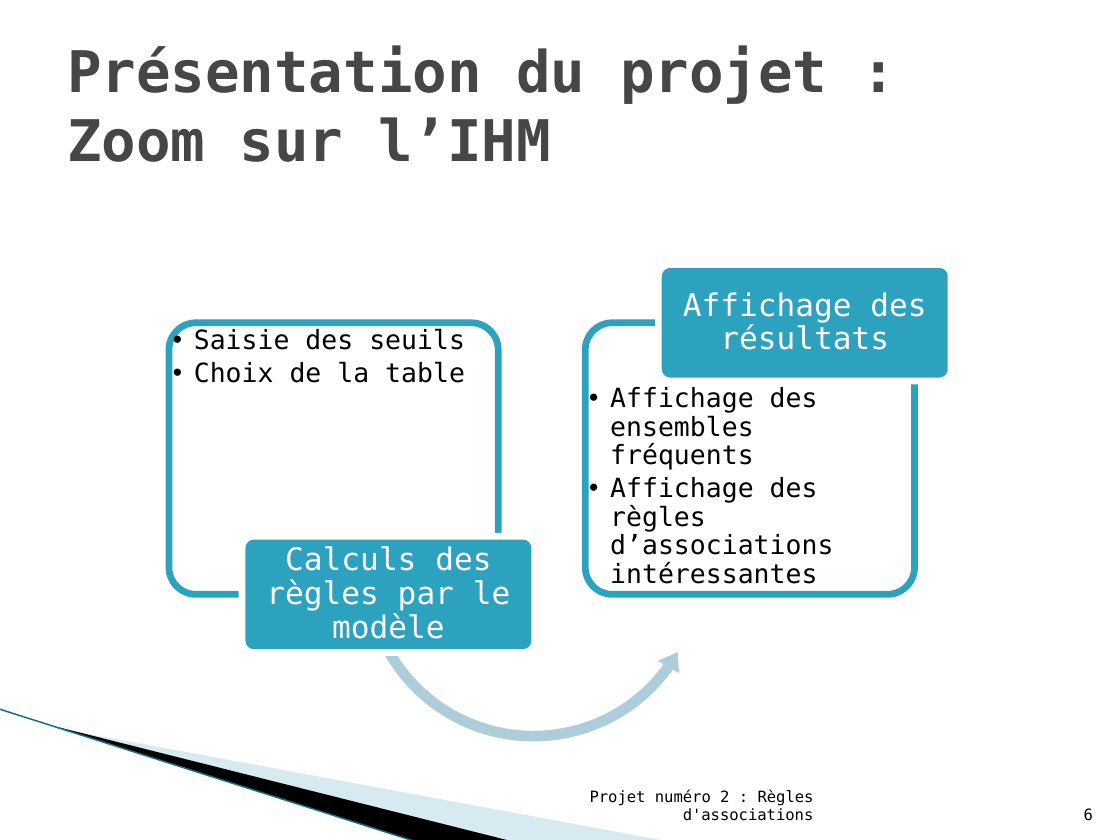
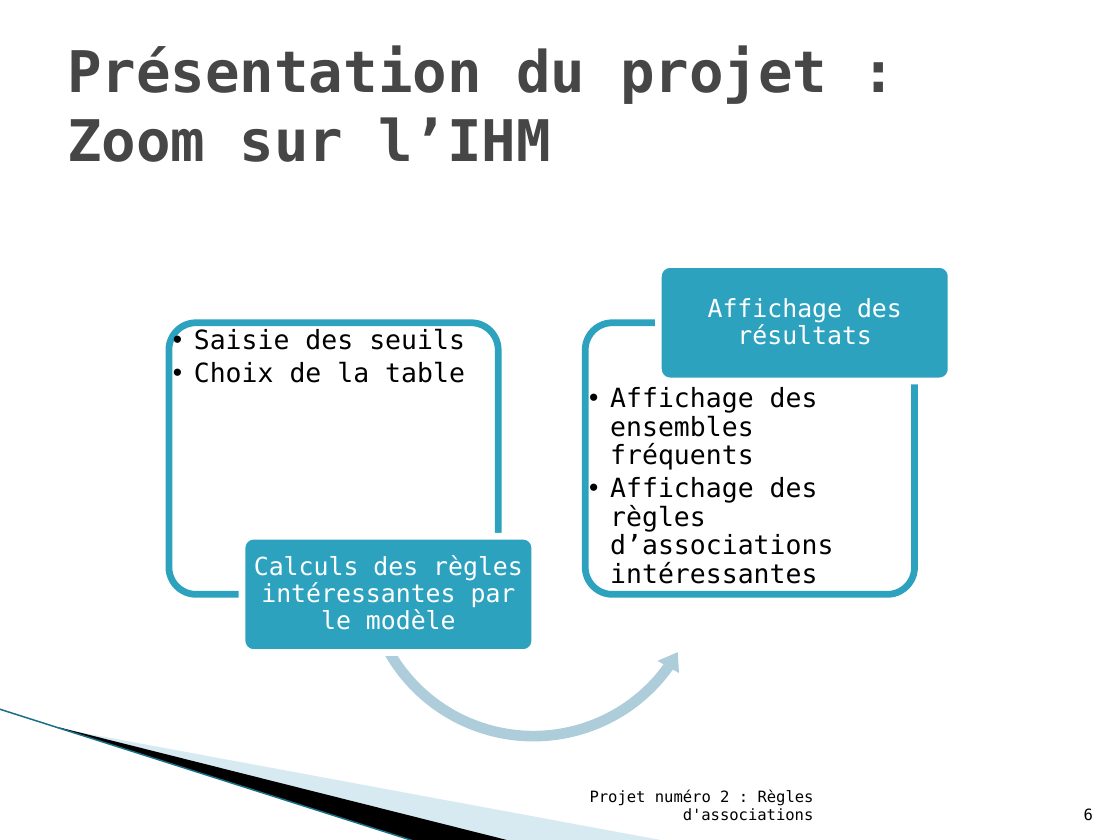
Before and after one commit to arnaudbreton/projet-sgbd, a slide deck: slide 6 of Projet OLAP/ressources/Base de données multi-dimensionnelles et OLAP - Projet Numéro 2 - Présentation.pptx. Drawn at 1120x840 pixels with LibreOffice and Linux fonts; fonts in the diff are those of the drawing; background and template pictures are left out. Boxes give left, top, right and bottom in pixels: in the first picture for what was removed or moved away, otherwise in the second. Text is boxed around its words. In the diff, an @@ line names an element or a change of style, - is before the commit and + after.

```diff
--- a/Projet OLAP/ressources/Base de données multi-dimensionnelles et OLAP - Projet Numéro 2 - Présentation.pptx
+++ b/Projet OLAP/ressources/Base de données multi-dimensionnelles et OLAP - Projet Numéro 2 - Présentation.pptx
@@ text "Affichage des résultats" at (x1=708, y1=298, x2=902, y2=345): size 20 to 16 pt; less space between paragraphs @@
@@ text at (x1=254, y1=555, x2=523, y2=630): text changed; size 20 to 16 pt @@
-Calculs des règles par le modèle
+Calculs des règles intéressantes par le modèle
```
Also in this commit, not shown: 4 other slides changed, 1 other file.
